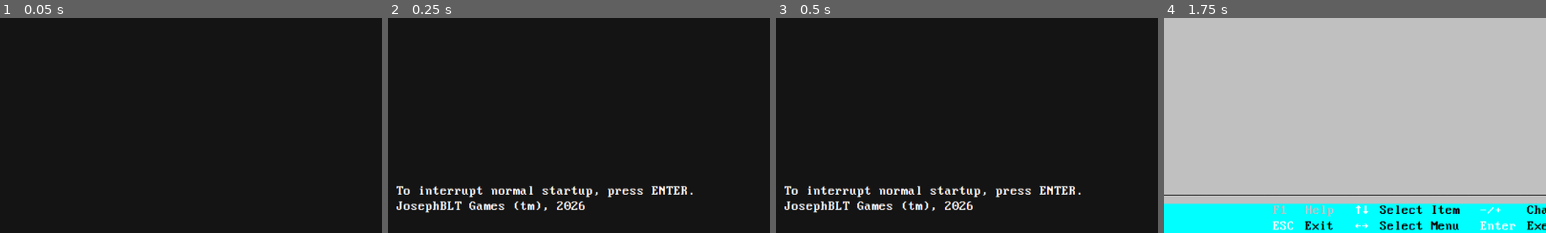
Above: before the commit, frames 1-4 (left to right).
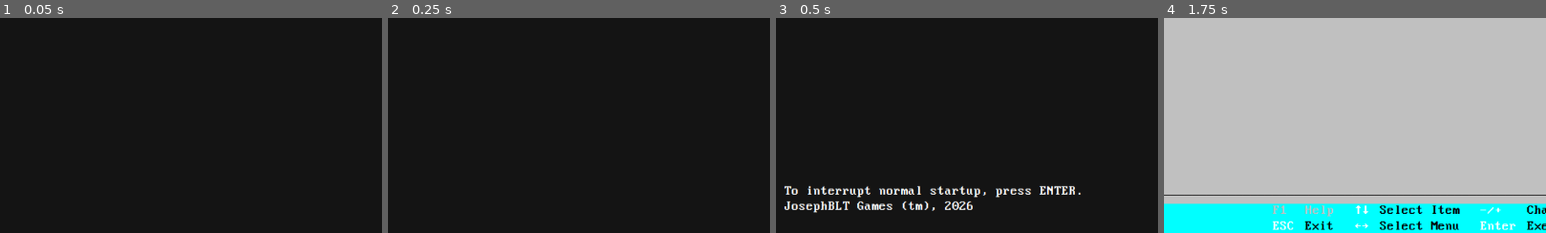
Above: after the commit, the same moments.

Repository: Josephblt/patch-notes
Game: Godot game, scene res://scenes/startup.tscn
The game is run twice, just before and just after one commit, with the same random seed, the same clock (stepped at 60 frames per second) and the same inputs.
Inputs (mouse positions are % of the whole screen's width and height, from its top left):
- Up to frame 1 (0.05 s): no input
- Up to frame 2 (0.25 s): no input
- Up to frame 3 (0.5 s): no input
- Up to frame 4 (1.75 s): tap Enter (bios_accept) at 0.5 s; move the mouse to (72, 45) at 0.52 s; hold Right (bios_right) 0.53-1.28 s; hold Enter (bios_accept) 0.53-1.28 s; click (72, 45) at 0.67 s; move the mouse to (30, 55) at 1.27 s; hold Down (bios_down) from 1.28 s (still down); tap Space (bios_select) at 1.35 s; click (30, 55) at 1.42 s
The pictures show only the part of the screen within x 2-52%, y 50-100%; the shares and areas given below are measured in that part.

Frame 1 is identical in both runs. In frame 2, 2.8% of the frame differs, in the area x 2-80%, y 77-91%; in frame 3, nothing differs; in frame 4, nothing differs.

Commit message:
Fix web startup audio unlock

Diff:
--- a/src/scenes/startup.tscn
+++ b/src/scenes/startup.tscn
@@ -127,6 +127,7 @@
 texture = ExtResource("1_tpfpu")
 
 [node name="InterruptMessage" type="Label" parent="MarginContainer/VBoxContainer" unique_id=1481436722]
+unique_name_in_owner = true
 layout_mode = 2
 size_flags_vertical = 10
 theme_override_fonts/font = ExtResource("3_j40w7")
@@ -138,9 +139,8 @@
 unique_name_in_owner = true
 deterministic = true
 libraries/ = SubResource("AnimationLibrary_ybs1l")
-autoplay = &"startup_sequence"
 
 [node name="AudioStreamPlayer" type="AudioStreamPlayer" parent="." unique_id=572265736]
+unique_name_in_owner = true
 stream = ExtResource("3_ybs1l")
-autoplay = true
 bus = &"SFX"
--- a/src/scripts/scenes/startup.gd
+++ b/src/scripts/scenes/startup.gd
@@ -4,17 +4,58 @@
 
 const BIOS_SCENE: String = "uid://cs0ndb8p2joey"
 const LOGIN_SCENE: String = "uid://bfpufq7f4feqv"
+const STARTUP_MESSAGE: String = "To interrupt normal startup, press ENTER.\nJosephBLT Games (tm), 2026"
+const WEB_BOOT_MESSAGE: String = "Press ENTER or tap to boot.\nJosephBLT Games (tm), 2026"
 
 @onready var _animation_player: AnimationPlayer = %AnimationPlayer
+@onready var _audio_stream_player: AudioStreamPlayer = %AudioStreamPlayer
+@onready var _interrupt_message: Label = %InterruptMessage
 
 var _bios_enabled: bool = false
+var _boot_started: bool = false
+
+
+func _ready() -> void:
+	if OS.has_feature("web"):
+		_interrupt_message.text = WEB_BOOT_MESSAGE
+		return
+
+	_start_boot()
 
 
 func _input(event: InputEvent) -> void:
+	if not _boot_started:
+		if _is_boot_event(event):
+			_start_boot()
+			get_viewport().set_input_as_handled()
+		return
+
 	if _bios_enabled and event.is_action_pressed("ui_accept"):
 		_animation_player.stop()
 		await get_tree().create_timer(1.0).timeout
 		change_to_bios()
+
+
+func _is_boot_event(event: InputEvent) -> bool:
+	if event.is_action_pressed("ui_accept"):
+		return true
+
+	if event is InputEventMouseButton:
+		var mouse_event := event as InputEventMouseButton
+		return mouse_event.pressed
+
+	if event is InputEventScreenTouch:
+		var touch_event := event as InputEventScreenTouch
+		return touch_event.pressed
+
+	return false
+
+
+func _start_boot() -> void:
+	_boot_started = true
+	_interrupt_message.text = STARTUP_MESSAGE
+	_audio_stream_player.play()
+	_animation_player.play("startup_sequence")
 
 
 func change_to_bios() -> void:
